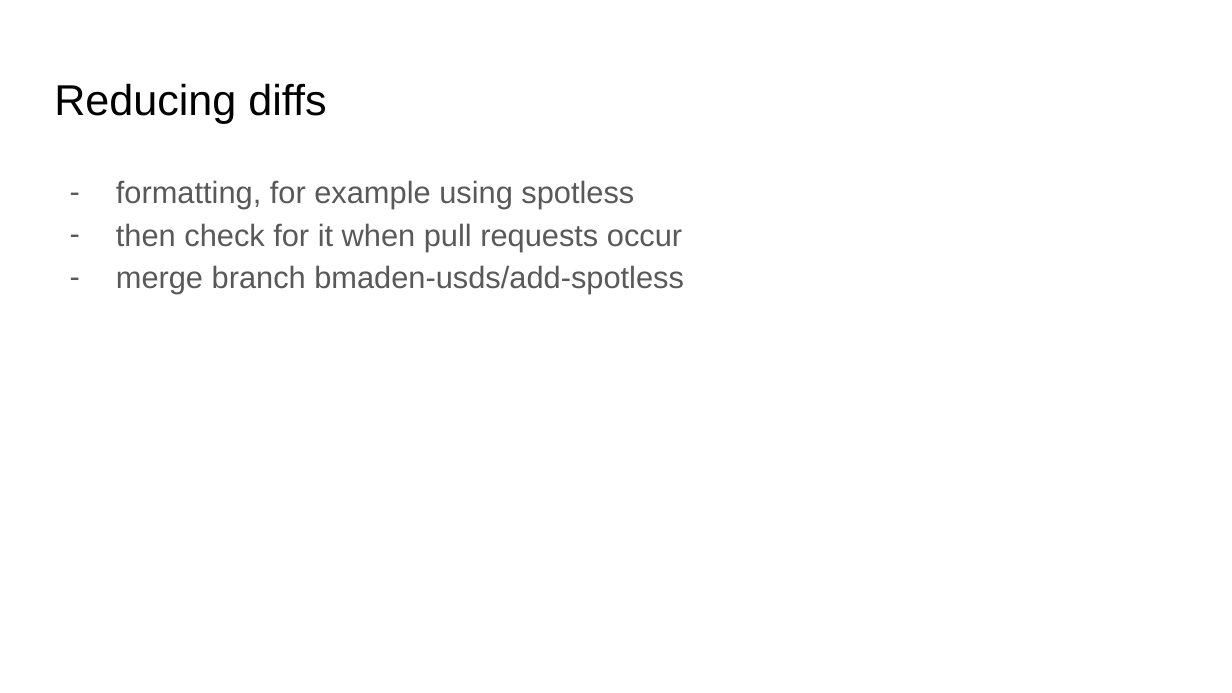
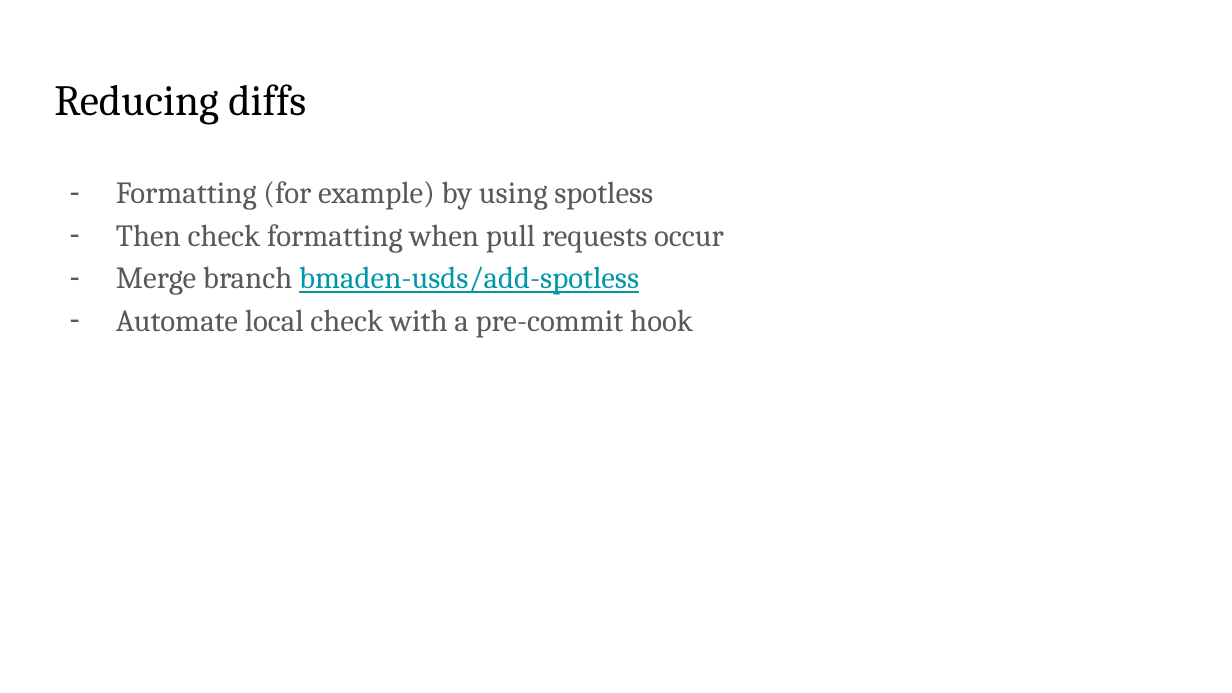
Before and after one commit to bmaden/git-demo, a slide deck: slide 16 of doc/git_demo.pptx (slide 13 before the commit). Drawn at 1232x693 pixels with LibreOffice and Linux fonts; fonts in the diff are those of the drawing. Boxes give left, top, right and bottom in pixels: in the first picture for what was removed or moved away, otherwise in the second. Text is boxed around its words. In the diff, an @@ line names an element or a change of style, - is before the commit and + after.

```diff
--- a/doc/git_demo.pptx
+++ b/doc/git_demo.pptx
@@ title "Reducing diffs" at box(54, 84, 306, 125): font Arial to Cambria @@
@@ text at box(116, 181, 724, 338): text changed; font Arial to Cambria @@
-– formatting, for example using spotless
-– then check for it when pull requests occur
-– merge branch bmaden-usds/add-spotless
+– Formatting (for example) by using spotless
+– Then check formatting when pull requests occur
+– Merge branch bmaden-usds/add-spotless
+– Automate local check with a pre-commit hook
```
Also in this commit, not shown: 11 other slides changed, 5 slides added.
